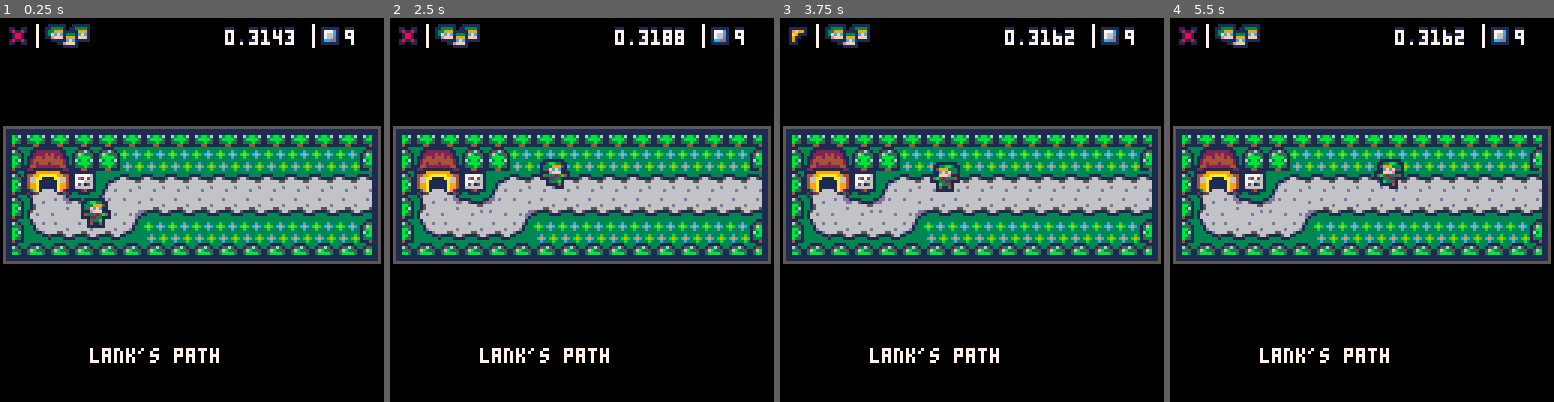
Above: before the commit, frames 1-4 (left to right).
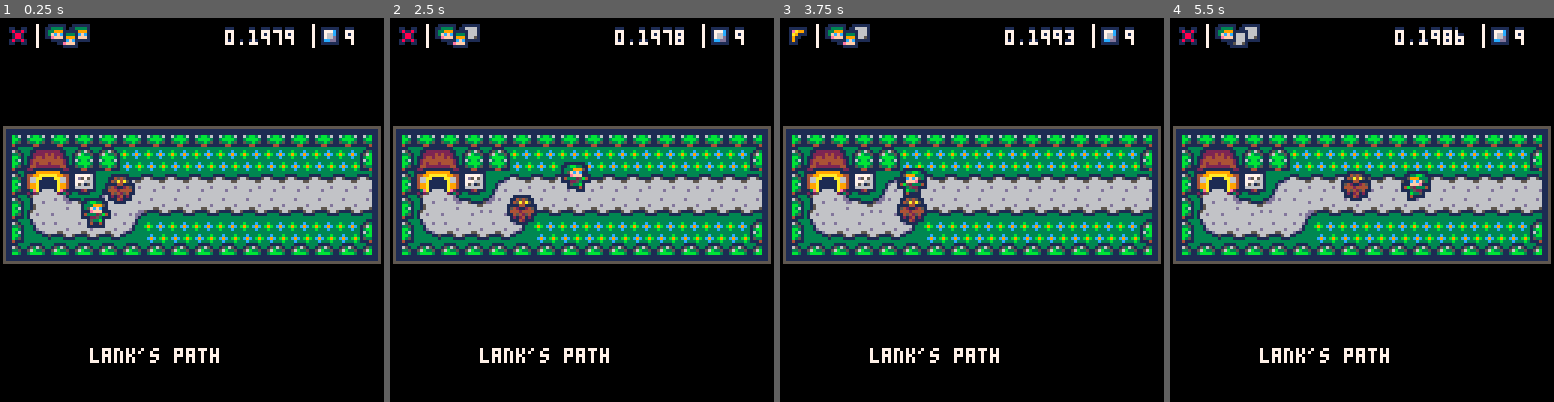
Above: after the commit, the same moments.

Repository: alanxoc3/zeldo-game
Game: PICO-8 cartridge zeldo.p8
Two runs of this game, one before a commit and one after it. Both use one fixed random seed, a clock stepped at 60 frames per second and the inputs below.
Inputs:
- Up to frame 1 (0.25 s): no input
- Up to frame 2 (2.5 s): tap X (X key) at 0.33, 1.07, 1.85 s; tap O (Z key) at 0.7, 1.7, 2.1 s; hold Right 1.6-2.1 s; hold Up 2.15-2.42 s; hold Right from 2.47 s (still down)
- Up to frame 3 (3.75 s): tap O (Z key) every 0.4 s from 2.5 to 3.7 s; tap X (X key) at 2.97 s; release Right at 3.03 s; hold Left 3.08-3.58 s; hold Down from 3.63 s (still down)
- Up to frame 4 (5.5 s): release Down at 3.97 s; hold Right 4.02-4.68 s; tap X (X key) at 4.08, 5.2 s; tap O (Z key) every 0.4 s from 4.1 to 5.3 s; hold Up 4.73-5.03 s; hold Left from 5.08 s (still down)

The runs differ from the first frame. In frame 1, 0.6% of the frame differs, in the area x 27-76%, y 2-49%; in frame 2, 1.4%; in frame 3, 1.6%; in frame 4, 1.7%, in the area x 15-77%, y 2-48%.

Commit message:
room init function.

Diff:
--- a/src/att.lua
+++ b/src/att.lua
@@ -66,18 +66,21 @@
       stun_countdown=0,
       update=@1,
       clean=@2,
-      destroy=@3
+      destroyed=@3,
+      kill=@4
    }
 ]], function(a)
-   if a.stun_countdown == 0 then
+   if a.alive and a.stun_countdown == 0 then
       tl_update(a)
    end
 end, function(a)
    if not a.alive then
-      a:destroy()
+      a:destroyed()
       del_act(a)
    end
-end, nf)
+end, nf, function(a) a.alive = false end)
+
+create_parent([[id=$confined$,att={kill=@4}]])
 
 create_parent(
 [[ id=$timed$,
--- a/src/demo.lua
+++ b/src/demo.lua
@@ -155,7 +155,5 @@
       gen_spawner(4, i, gen_top, 12)
    end
 
-   gen_house(2,17.5,"lank's house")
-
    load_room("lank's path", 4, 4)
 end
--- a/src/lib.lua
+++ b/src/lib.lua
@@ -95,7 +95,9 @@
 
 -- call a function if not nil
 function tl_func(key, tl, ...)
-   if tl.mas[tl.cur][key] then
+   printh("key is: "..key)
+   printh(tostring(tl.cur))
+   if tl.mas[tl.cur] and tl.mas[tl.cur][key] then
       return tl.mas[tl.cur][key](tl, ...)
    end
 end
@@ -117,29 +119,29 @@
 end
 
 -- debug thing
--- function tostring(any)
---     if type(any)=="function" then
---         return "function"
---     end
---     if any==nil then
---         return "nil"
---     end
---     if type(any)=="string" then
---         return any
---     end
---     if type(any)=="boolean" then
---         if any then return "true" end
---         return "false"
---     end
---     if type(any)=="table" then
---         local str = "{ "
---         for k,v in pairs(any) do
---             str=str..tostring(k).."->"..tostring(v).." "
---         end
---         return str.."}"
---     end
---     if type(any)=="number" then
---         return ""..any
---     end
---     return "unkown" -- should never show
--- end
+function tostring(any)
+    if type(any)=="function" then
+        return "function"
+    end
+    if any==nil then
+        return "nil"
+    end
+    if type(any)=="string" then
+        return any
+    end
+    if type(any)=="boolean" then
+        if any then return "true" end
+        return "false"
+    end
+    if type(any)=="table" then
+        local str = "{ "
+        for k,v in pairs(any) do
+            str=str..tostring(k).."->"..tostring(v).." "
+        end
+        return str.."}"
+    end
+    if type(any)=="number" then
+        return ""..any
+    end
+    return "unkown" -- should never show
+end
--- a/src/map.lua
+++ b/src/map.lua
@@ -44,216 +44,46 @@
 end
 
 function map_init()
-   g_rooms = gun_vals[[
-
-   $lank's house$={
-      c=4,
-      x=0,
-      y=7,
-      w=8,
-      h=8,
-      d={$lank's path$, 4, 4}
-   },
-
-   $lank's path$={
-      c=3,
-      x=0,
-      y=15,
-      w=16,
-      h=6,
-      r={$village$, 1, 3}
-   },
-
-   $village$={
-      c=3,
-      x=16,
-      y=15,
-      w=16,
-      h=17,
-      l={$lank's path$,  15, 3},
-      r={$field$,        1,  14}
-   },
-
-   $field$={
-      c=3,
-      x=32,
-      y=14,
-      w=32,
-      h=18,
-      l={$village$,        15, 13},
-      r={$graveyard path$, 1,  3},
-      d={$maze start$,     4,  1}
-   },
-
-   $graveyard path$={
-      c=5,
-      x=32,
-      y=0,
-      w=15,
-      h=6,
-      l={$field$,     31, 9},
-      r={$graveyard$, 1,  29}
-   },
-
-   $graveyard$={
-      c=5,
-      x=112,
-      y=0,
-      w=16,
-      h=32,
-      l={$graveyard path$,       14, 3},
-      r={$canyon path$,          1, 2},
-      d={$graveyard$, 8, 1}
-   },
-
-   $canyon path$={
-      c=5,
-      x=32,
-      y=6,
-      w=15,
-      h=8,
-      l={$graveyard$,       15, 17},
-      r={$canyon$,           1, 12}
-   },
-
-   $canyon$={
-      c=4,
-      x=47,
-      y=0,
-      w=17,
-      h=14,
-      u={$castle entrance$, 6,  19},
-      l={$canyon path$,      14, 6}
-   },
-
-   $castle entrance$={
-      c=4,
-      x=84,
-      y=0,
-      w=12,
-      h=20,
-      d={$canyon$, 12, 1}
-   },
-
-   $maze trap$={
-      c=3,
-      x=40,
-      y=32,
-      w=16,
-      h=12,
-      u={$maze trap$, 8, 11},
-      r={$maze trap$, 1, 6},
-      l={$maze trap$, 15, 6},
-      d={$maze trap$, 8, 1}
-   },
-
-   $maze start$={
-      c=3,
-      x=32,
-      y=32,
-      w=8,
-      h=8,
-      u={$field$,     20, 17},
-      l={$maze 1$, 7,  4}
-   },
-
-   $maze 1$={
-      c=3,
-      x=56,
-      y=32,
-      w=8,
-      h=8,
-      r={$maze start$, 1, 4},
-      d={$maze 2$,     4, 1},
-      u={$maze trap$, 8, 11},
-      l={$maze trap$, 15, 6}
-   },
-
-   $maze 2$={
-      c=3,
-      x=32,
-      y=40,
-      w=8,
-      h=8,
-      u={$maze 1$,    4, 7},
-      d={$maze 3$,    4, 1},
-      r={$maze trap$, 1, 6},
-      l={$maze trap$, 15, 6}
-   },
-
-   $maze 3$={
-      c=3,
-      x=56,
-      y=40,
-      w=8,
-      h=8,
-      u={$maze 2$, 4, 7},
-      r={$maze 4$,    1, 4},
-      l={$maze trap$, 15, 6},
-      d={$maze trap$, 8, 1}
-   },
-
-   $maze 4$={
-      c=3,
-      x=32,
-      y=48,
-      w=8,
-      h=8,
-      l={$maze 3$,    7, 4},
-      r={$maze end$,  1, 4},
-      u={$maze trap$, 8, 11},
-      d={$maze trap$, 8, 1}
-   },
-
-   $maze end$={
-      c=3,
-      x=56,
-      y=48,
-      w=8,
-      h=8,
-      l={$maze 4$,          7, 4},
-      d={$maze boss path$, 12, 1}
-   },
-
-   $maze boss path$={
-      c=3,
-      x=48,
-      y=56,
-      w=16,
-      h=8,
-      u={$maze end$,   4, 7},
-      d={$maze boss$,  8, 1}
-   },
-
-   $maze boss$={
-      c=3,
-      x=40,
-      y=44,
-      w=16,
-      h=12,
-      u={$maze boss path$, 4, 7},
-      d={$memory sword sanctuary$, 4, 1}
-   },
-
-   $memory sword sanctuary$={
-      c=3,
-      x=32,
-      y=56,
-      w=16,
-      h=8,
-      u={$maze boss$, 8, 11}
-   }
-   ]]
+   g_rooms = gun_vals([[
+   $lank's house$=          {        c=4, x=0,   y=7,  w=8,  h=8,  d={$lank's path$, 2, 3} },
+   $lank's path$=           { i=@1,  c=3, x=0,   y=15, w=16, h=6,  r={$village$, 1, 3} },
+   $village$=               {        c=3, x=16,  y=15, w=16, h=17, l={$lank's path$,  15, 3}, r={$field$,        1,  14} },
+   $field$=                 {        c=3, x=32,  y=14, w=32, h=18, l={$village$,        15, 13}, r={$graveyard path$, 1,  3}, d={$maze start$,     4,  1} },
+   $graveyard path$=        {        c=5, x=32,  y=0,  w=15, h=6,  l={$field$,     31, 9}, r={$graveyard$, 1,  29} },
+   $graveyard$=             {        c=5, x=112, y=0,  w=16, h=32, l={$graveyard path$,       14, 3}, r={$canyon path$,          1, 2}, d={$graveyard$, 8, 1} },
+   $canyon path$=           {        c=5, x=32,  y=6,  w=15, h=8,  l={$graveyard$,       15, 17}, r={$canyon$,           1, 12} },
+   $canyon$=                {        c=4, x=47,  y=0,  w=17, h=14, u={$castle entrance$, 6,  19}, l={$canyon path$,      14, 6} },
+   $castle entrance$=       {        c=4, x=84,  y=0,  w=12, h=20, d={$canyon$, 12, 1} },
+   $maze trap$=             {        c=3, x=40,  y=32, w=16, h=12, u={$maze trap$, 8, 11}, r={$maze trap$, 1, 6}, l={$maze trap$, 15, 6}, d={$maze trap$, 8, 1} },
+   $maze start$=            {        c=3, x=32,  y=32, w=8,  h=8,  u={$field$,     20, 17}, l={$maze 1$, 7,  4} },
+   $maze 1$=                {        c=3, x=56,  y=32, w=8,  h=8,  r={$maze start$, 1, 4}, d={$maze 2$,     4, 1}, u={$maze trap$, 8, 11}, l={$maze trap$, 15, 6} },
+   $maze 2$=                {        c=3, x=32,  y=40, w=8,  h=8,  u={$maze 1$,    4, 7}, d={$maze 3$,    4, 1}, r={$maze trap$, 1, 6}, l={$maze trap$, 15, 6} },
+   $maze 3$=                {        c=3, x=56,  y=40, w=8,  h=8,  u={$maze 2$, 4, 7}, r={$maze 4$,    1, 4}, l={$maze trap$, 15, 6}, d={$maze trap$, 8, 1} },
+   $maze 4$=                {        c=3, x=32,  y=48, w=8,  h=8,  l={$maze 3$,    7, 4}, r={$maze end$,  1, 4}, u={$maze trap$, 8, 11}, d={$maze trap$, 8, 1} },
+   $maze end$=              {        c=3, x=56,  y=48, w=8,  h=8,  l={$maze 4$,          7, 4}, d={$maze boss path$, 12, 1} },
+   $maze boss path$=        {        c=3, x=48,  y=56, w=16, h=8,  u={$maze end$,   4, 7}, d={$maze boss$,  8, 1} },
+   $maze boss$=             {        c=3, x=40,  y=44, w=16, h=12, u={$maze boss path$, 4, 7}, d={$memory sword sanctuary$, 4, 1} },
+   $memory sword sanctuary$={        c=3, x=32,  y=56, w=16, h=8,  u={$maze boss$, 8, 11} }
+   ]], function() -- @1
+      gen_house(2,17.5,"lank's house")
+      gen_top(5, 18)
+      printh("testing alan again")
+   end)
 end
 
 function load_room(new_room, rx, ry)
    g_cur_room = new_room
    cur_room = g_rooms[g_cur_room]
-   x, y, w, h = cur_room.x, cur_room.y, cur_room.w, cur_room.h
+
+   -- take care of actors.
+   acts_loop("confined", "kill")
+   if cur_room.i then cur_room.i() end
+
+   local x, y, w, h = cur_room.x, cur_room.y, cur_room.w, cur_room.h
 
    g_pl.x = x + rx
    g_pl.y = y + ry
-   g_ma = 54
+   g_ma = 54 -- todo: something about this menu actor variable.
 
    load_view(x, y, w, h, 5, 11, 2, 2)
    center_view(g_pl.x, g_pl.y)
--- a/src/monsters.lua
+++ b/src/monsters.lua
@@ -11,7 +11,7 @@
             x=@1,
             y=@2
          },
-         par={$dim$},
+         par={$confined$,$dim$},
          tl={
             {u=@3}
          }
@@ -31,7 +31,7 @@
    return create_actor([[
       id=$top$,
       att={
-         x=@2,
+         x=@1,
          y=@2,
          rx=.375,
          ry=.375,
@@ -41,7 +41,7 @@
          sind=58,
          touchable=true
       },
-      par={$spr$,$mov$,$timed$,$col$,$tcol$,$knockable$},
+      par={$confined$, $spr$,$mov$,$timed$,$col$,$tcol$,$knockable$},
       tl={
          {d=@7, i=@4, t=1.5},
          {d=@7, u=@5, t=.5},
--- a/src/objects.lua
+++ b/src/objects.lua
@@ -10,10 +10,10 @@
          room=@3,
          sind=96,
          static=true,
-         destroy=@7,
+         ddestroyed=@7,
          touchable=false
       },
-      par={$spr$,$col$},
+      par={$confined$,$spr$,$col$},
       tl={
          {d=@4, contains=@5, i=@6}
       }
@@ -41,7 +41,7 @@
          static=true,
          touchable=true
       },
-      par={col$},
+      par={$confined$, $col$},
       tl={{hit=@5}}
       ]],x,y,rx,ry, function() end
    )
--- a/src/pl.lua
+++ b/src/pl.lua
@@ -18,6 +18,7 @@
    return create_actor(
       [[ id=$pl$,
          att={
+            confined=false,
             x=@1,
             y=@2,
             sinds={54, 55, 56, 57},
